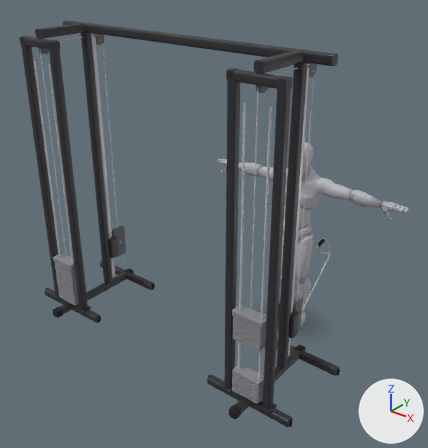
One commit to the glTF model app/src/main/assets/mannequins/cable_triceps_kickback.glb: the scene before it, then after it.
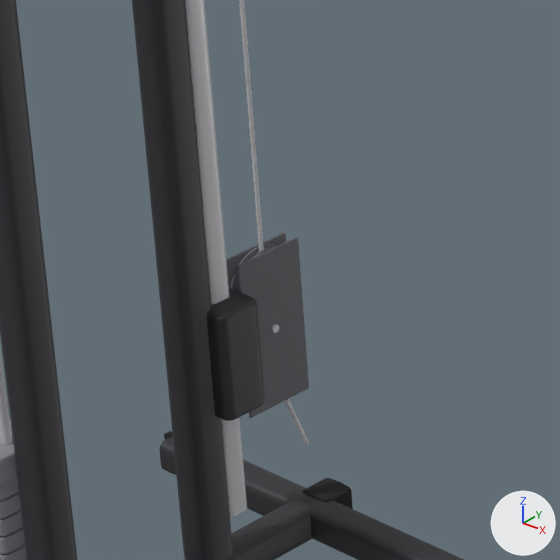
The first picture shows the older version from a camera (50 mm lens) standing at (2.46, -4.3, 3.42) and looking at (-0.52, -0.57, 1.11). The close-ups show the older and then the newer version on the part from 17% to 40% of the width and 41% to 63% of the height of that picture. Only the edits that show in the close-ups are written down. The axes (+X, +Y, +Z) are drawn at lower right. The lights are the same throughout. Where no turn or scale is listed for an object, it has been applied to the vertices.

The older version as bpy lines, for what is in view:
```python
me_mesh_31 = bpy.data.meshes.new('Mesh_31')
me_mesh_31.from_pydata(...)  # 20 vertices, 32 faces; spans x -0.004..0.004, y -0.004..0.004, z -0.5..0.5
me_mesh_31.materials.append(mat_metal)  # light grey #c8c8cc
me_mesh_4 = bpy.data.meshes.new('Mesh_4')
me_mesh_4.from_pydata(...)  # 32 vertices, 60 faces; spans x -0.035..0.035, y -0.035..0.035, z -0.4..0.4
me_mesh_4.materials.append(mat_frame)  # dark grey #2e2e33
ob_cable_crossover_6 = bpy.data.objects.new('cable_crossover_6', me_mesh_31)
ob_cable_crossover_6.parent = ob_cable_crossover
ob_cable_crossover_6.location = (-1.855, -0.53, 1.569)
ob_cable_crossover_6.scale = (1.0, 1.0, 2.0)
ob_cable_crossover_r_3 = bpy.data.objects.new('cable_crossover_r_3', me_mesh_4)
ob_cable_crossover_r_3.parent = ob_cable_crossover_r
ob_cable_crossover_r_3.location = (0.0, -0.265, 0.035)
ob_cable_crossover_r_3.rotation_euler = (0.0, 1.571, 0.0)  # degrees (0, 90, 0)
ob_cable_crossover_r_45 = bpy.data.objects.new('cable_crossover_r_45', None)
ob_cable_crossover_r_45.parent = ob_cable_crossover_r
ob_cable_crossover_r_45.location = (0.0, 0.0, 0.132)
# also in view: 'cable_crossover_r_46' at (-1.86, -0.66, 0.48); 'cable_crossover_r_10' at (-1.86, -0.66, 1.37); 'cable_crossover_r_0' at (-1.86, -0.91, 0.04); 'cable_crossover_r_57' at (-1.84, -0.53, 0.48); 'cable_crossover_r_11' at (-1.66, -1.22, 1.37)
```
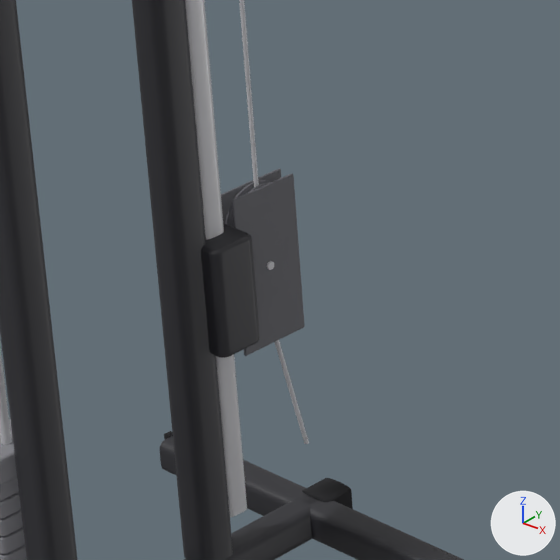
ob_cable_crossover_r_45 is not drawn itself; it is the parent of ob_cable_crossover_r_46, ob_cable_crossover_r_47, ob_cable_crossover_r_48, ob_cable_crossover_r_49, ob_cable_crossover_r_50, ob_cable_crossover_r_51, ob_cable_crossover_r_52, ob_cable_crossover_r_53.

What differs and where, as boxes (x1, y1, x2, y2) in the close-ups (560 x 560 px):
'cable_crossover_r_57', moved
    before: (237, 237, 309, 418)
    after: (231, 173, 305, 356)
'cable_crossover_r_46', moved
    before: (206, 288, 265, 421)
    after: (201, 223, 260, 358)
'cable_crossover_r_58', moved
    before: (226, 232, 286, 288)
    after: (221, 168, 281, 224)
'cable_crossover_r_55', moved
    before: (230, 244, 276, 292)
    after: (225, 180, 271, 227)
'cable_crossover_r_54', moved
    before: (272, 324, 279, 333)
    after: (267, 261, 274, 270)

What the commit changed:
Object 'cable_crossover_r_45' (ob_cable_crossover_r_45) moves from (0.0, 0.0, 0.132) to (0.0, 0.0, 0.264).
